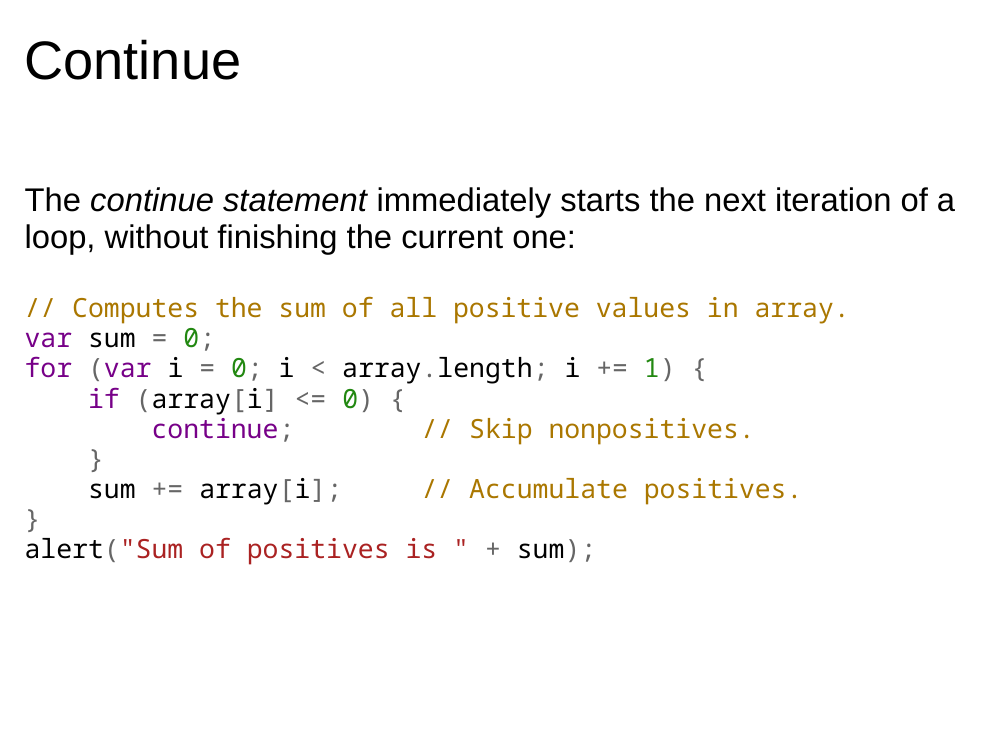
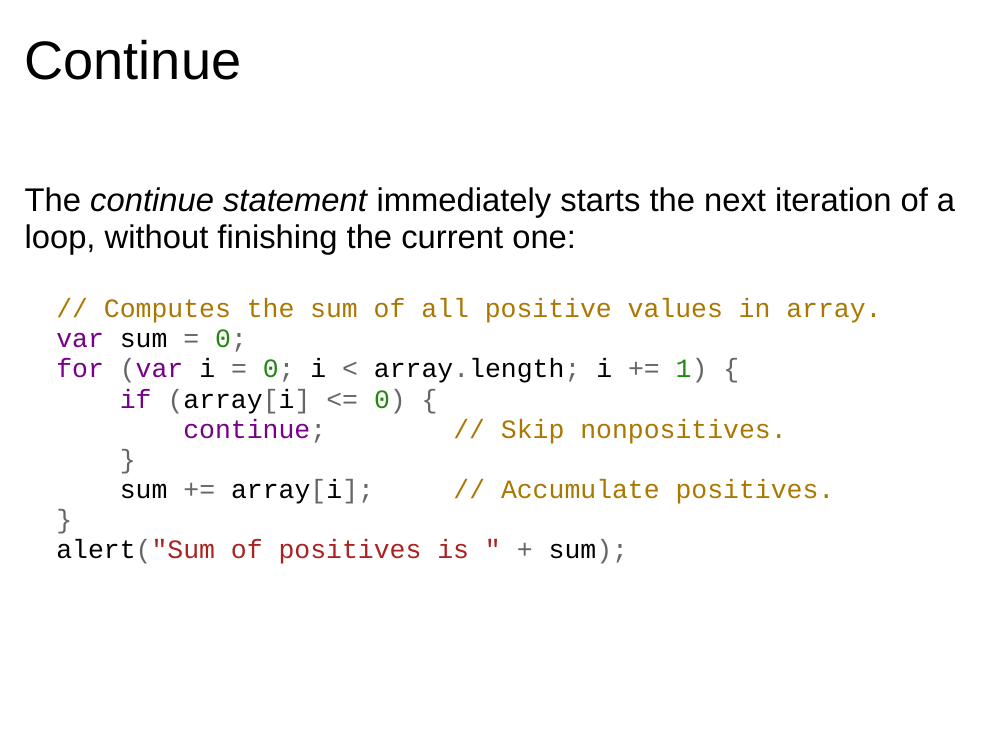
Before and after one commit to dondi/javascript-book, a slide deck: slide 31 of presentations/Chapter_4_Presentation.ppt. Drawn at 1008x756 pixels with LibreOffice and Linux fonts; fonts in the diff are those of the drawing; background and template pictures are left out. Boxes give left, top, right and bottom in pixels: in the first picture for what was removed or moved away, otherwise in the second. Text is boxed around its words. In the diff, an @@ line names an element or a change of style, - is before the commit and + after.

```diff
--- a/presentations/Chapter_4_Presentation.ppt
+++ b/presentations/Chapter_4_Presentation.ppt
@@ text at [56, 298, 881, 564]: font Noto Sans Mono to Courier New in "// Computes the sum of all positive ...", "var sum = 0;", "for (var i = 0; i < ...", "if (array[i] <= 0) {" and 5 more places @@
```
Also in this commit, not shown: 16 other slides changed, 4 slides added, 4 slides removed, 3 other files.
